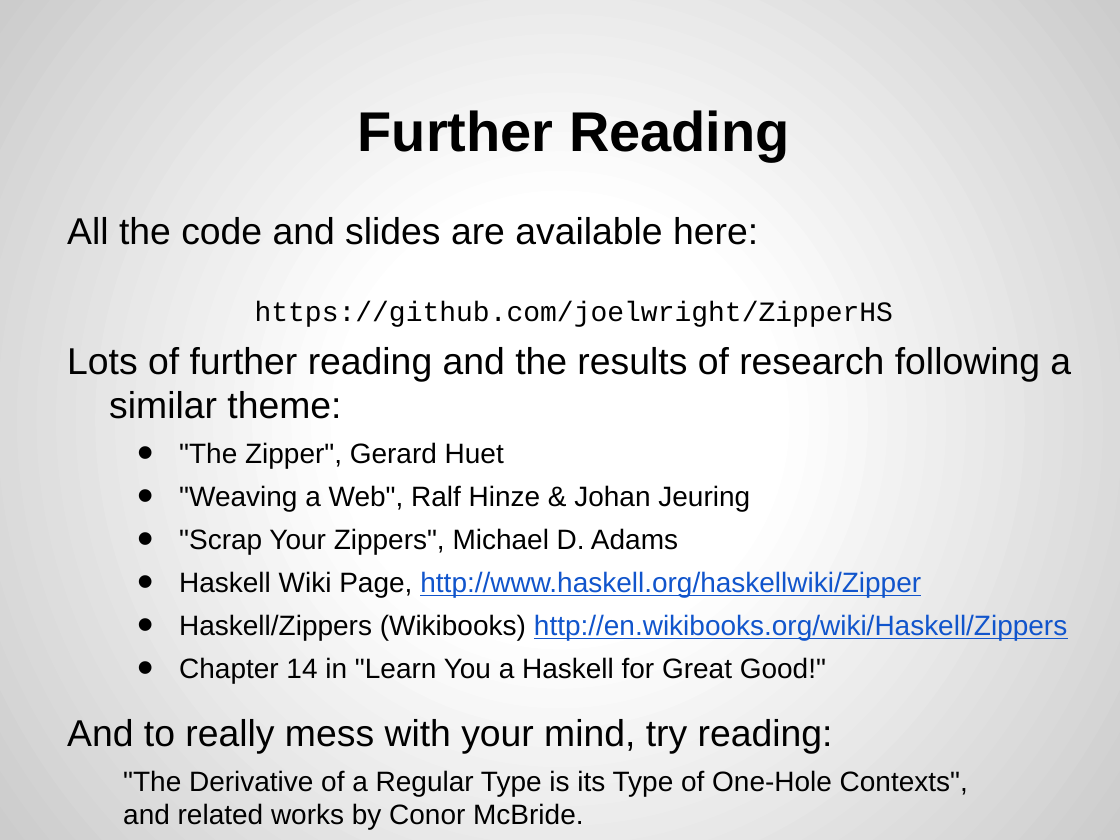
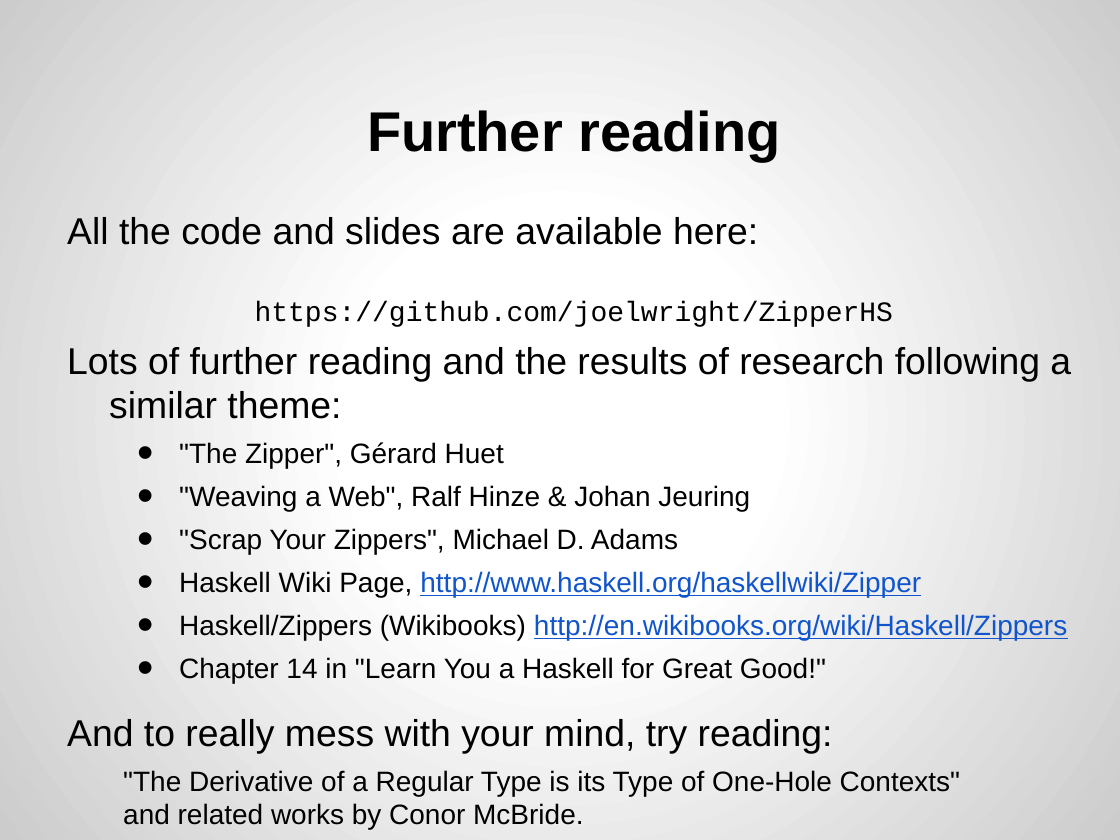
Before and after one commit to joel-wright/ZipperHS, a slide deck: slide 12 of Slides/The Zipper.pptx. Drawn at 1120x840 pixels with LibreOffice and Linux fonts; fonts in the diff are those of the drawing. Boxes give left, top, right and bottom in pixels: in the first picture for what was removed or moved away, otherwise in the second. Text is boxed around its words. In the diff, an @@ line names an element or a change of style, - is before the commit and + after.

```diff
--- a/Slides/The Zipper.pptx
+++ b/Slides/The Zipper.pptx
@@ title at [367,110,780,161]: text changed @@
-Further Reading
+Further reading
@@ text at [179,442,504,468]: text changed @@
-• "The Zipper", Gerard Huet
+• "The Zipper", Gérard Huet
@@ text at [123,770,960,796]: text changed @@
-"The Derivative of a Regular Type is its Type of One-Hole Contexts",
+"The Derivative of a Regular Type is its Type of One-Hole Contexts"
```
Also in this commit, not shown: 10 other slides changed, 1 other file.
